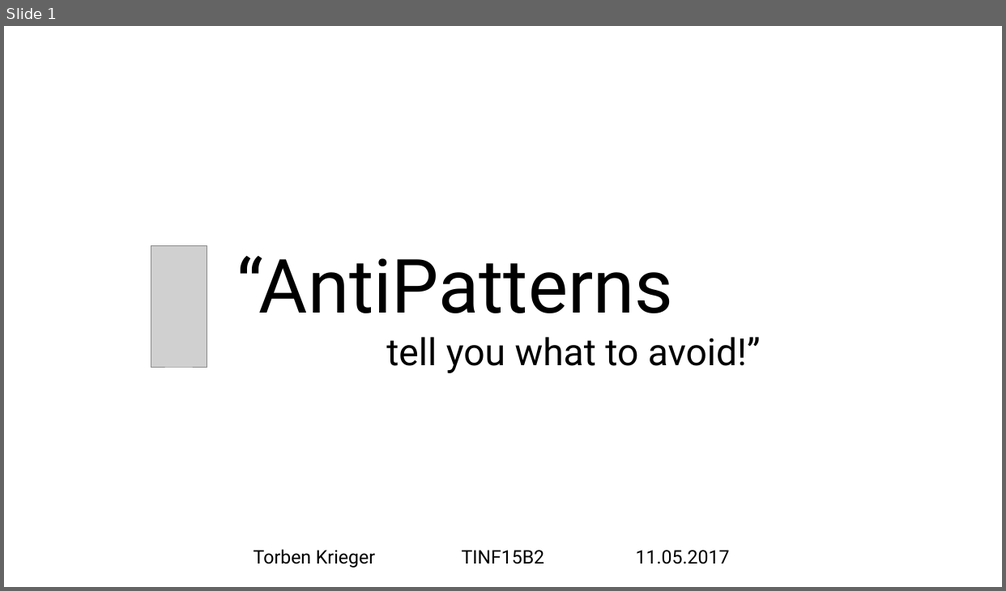
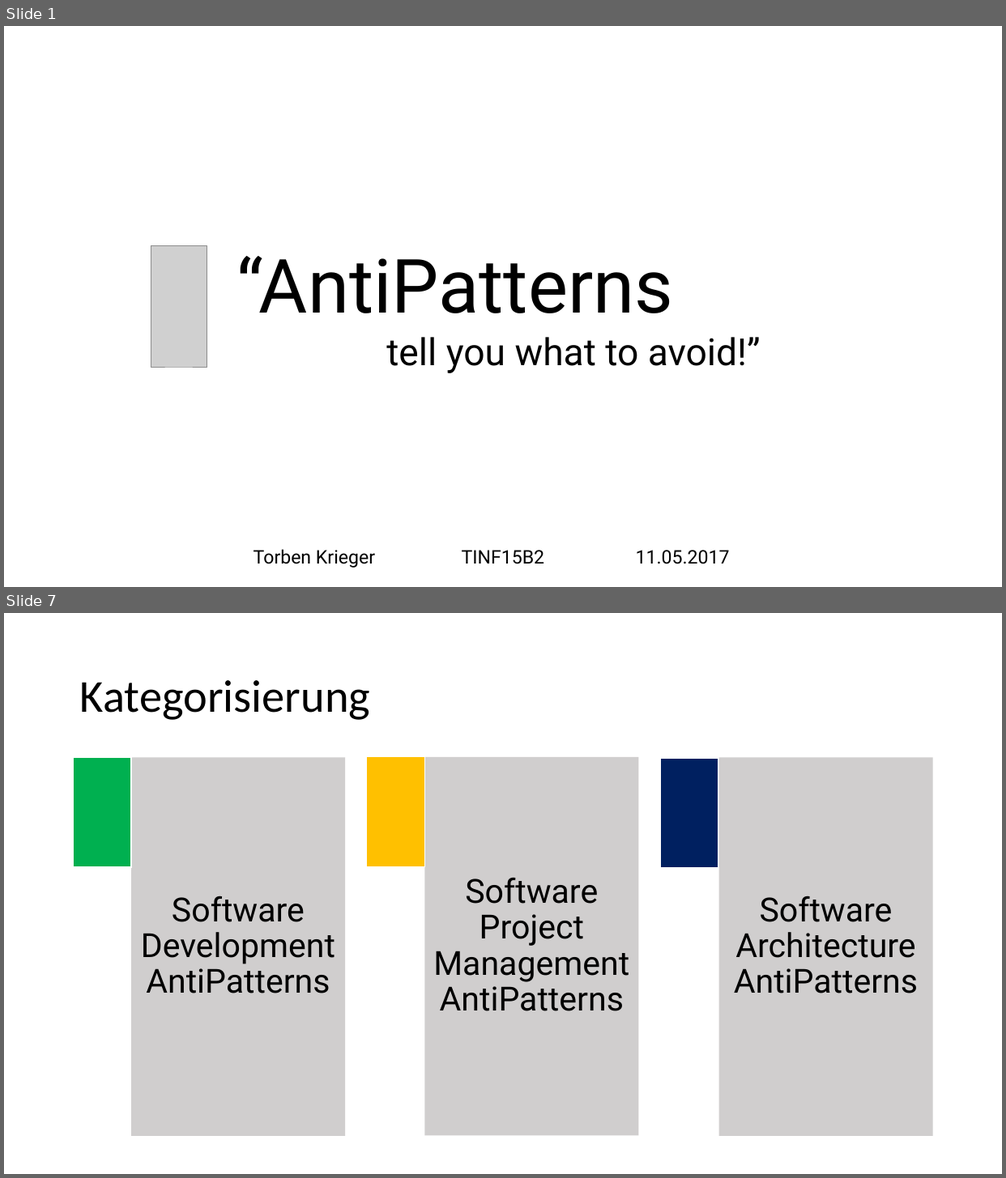
Before and after one commit to tkrieger/AntiPatterns, a slide deck: pres_antipatterns.pptx. Shown one above the other, each under a label of ours: slide 1 before the commit, slides 1 and 7 after it; the slides between them are not shown. The pictures are 1006x591 and 1006x1178 pixels, drawn with LibreOffice and Linux fonts; fonts in the diff are those of the drawing; grey boxes stand for pictures. Boxes give left, top, right and bottom in pixels: in the first picture for what was removed or moved away, otherwise in the second. Text is boxed around its words. In the diff, an @@ line names an element or a change of style, - is before the commit and + after.

```diff
--- a/pres_antipatterns.pptx
+++ b/pres_antipatterns.pptx
@@ slide 7 added at bbox=[4, 613, 1002, 1174], background #FFFFFF @@
@@ title added at bbox=[80, 680, 370, 720], 44 pt, text #000000 @@
+Kategorisierung
@@ group added at bbox=[73, 756, 933, 1136]: 6 rectangles @@
+Software Development AntiPatterns
+Software Architecture AntiPatterns
+Software Project Management AntiPatterns
```
Also in this commit, not shown: 5 other slides added, 1 slide removed, 5 other files.
